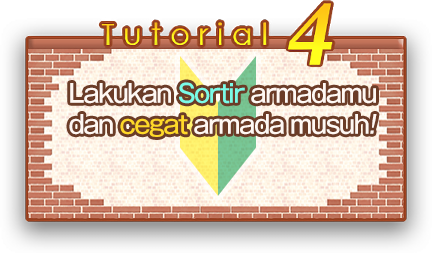
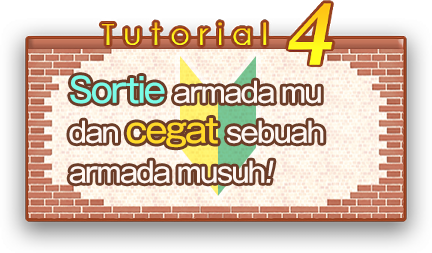
Revision of a layered 432 x 253 image; what changed, layer by layer:
renamed "Lakukan Sortir armadamu dan cegat armada musuh!" to "Sortie armada mu dan cegat sebuah armada musuh!", painted on it over [69, 75, 377, 184]
